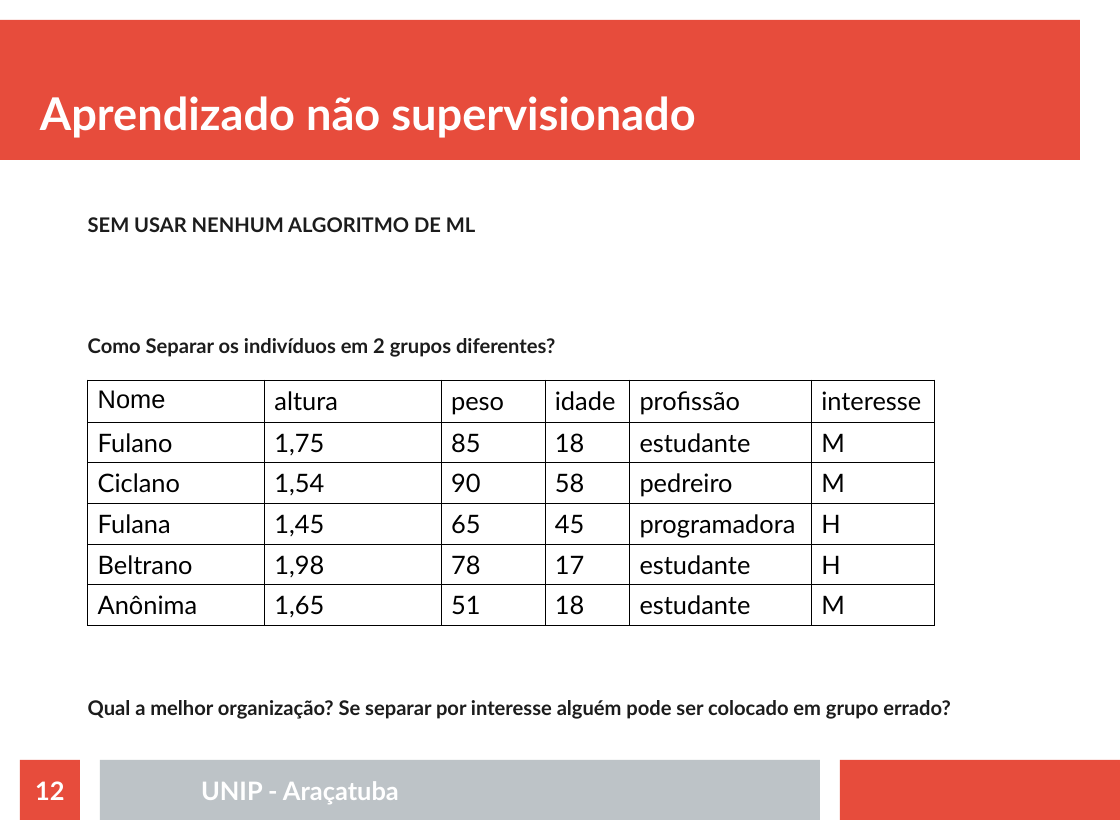
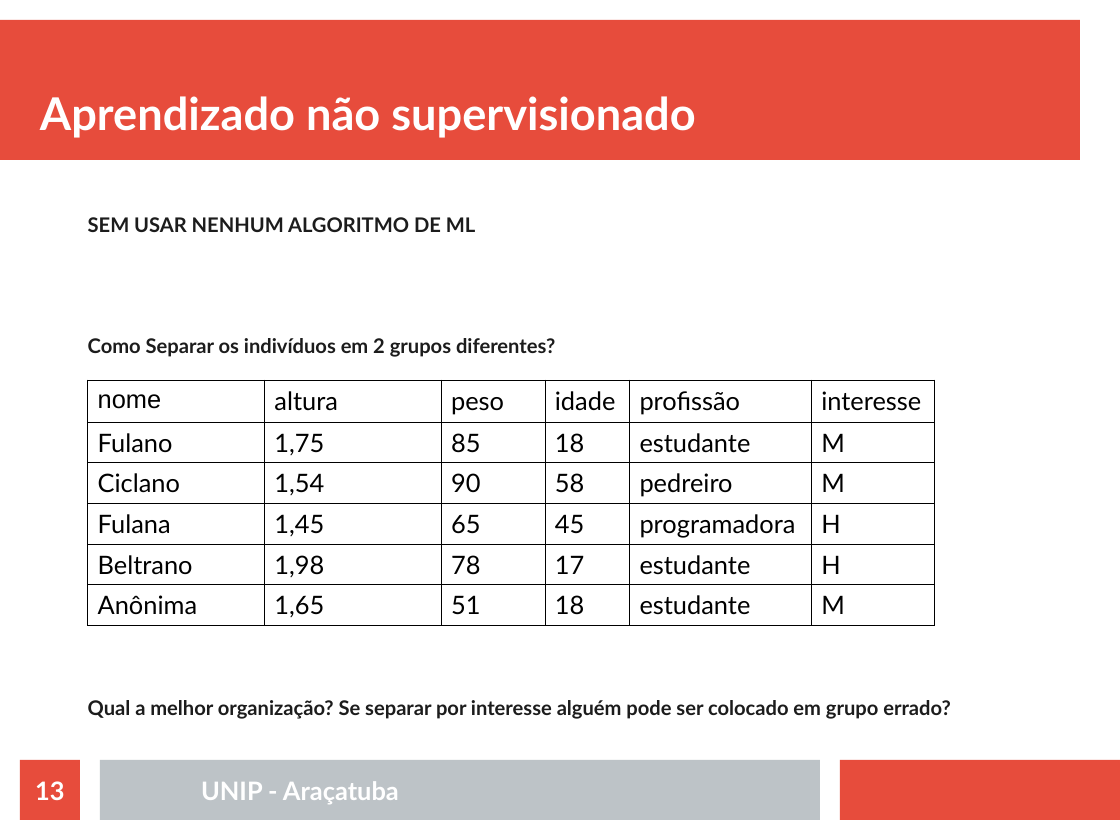
Before and after one commit to rafaelstojoao/pos-unip, a slide deck: slide 13 of [2020][modulo][Machine_Learning]/[aula]02[Agrupamento].odp (slide 12 before the commit). Drawn at 1120x840 pixels with LibreOffice and Linux fonts; fonts in the diff are those of the drawing. Boxes give left, top, right and bottom in pixels: in the first picture for what was removed or moved away, otherwise in the second. Text is boxed around its words. In the diff, an @@ line names an element or a change of style, - is before the commit and + after.

```diff
--- a/[2020][modulo][Machine_Learning]/[aula]02[Agrupamento].odp
+++ b/[2020][modulo][Machine_Learning]/[aula]02[Agrupamento].odp
@@ table at [87,380,935,621] @@
-row 1, column 1: Nome
+row 1, column 1: nome
@@ page number at [35,781,64,800]: text changed @@
-12
+13
```
Also in this commit, not shown: 9 other slides changed, 8 slides added, 1 other file.
